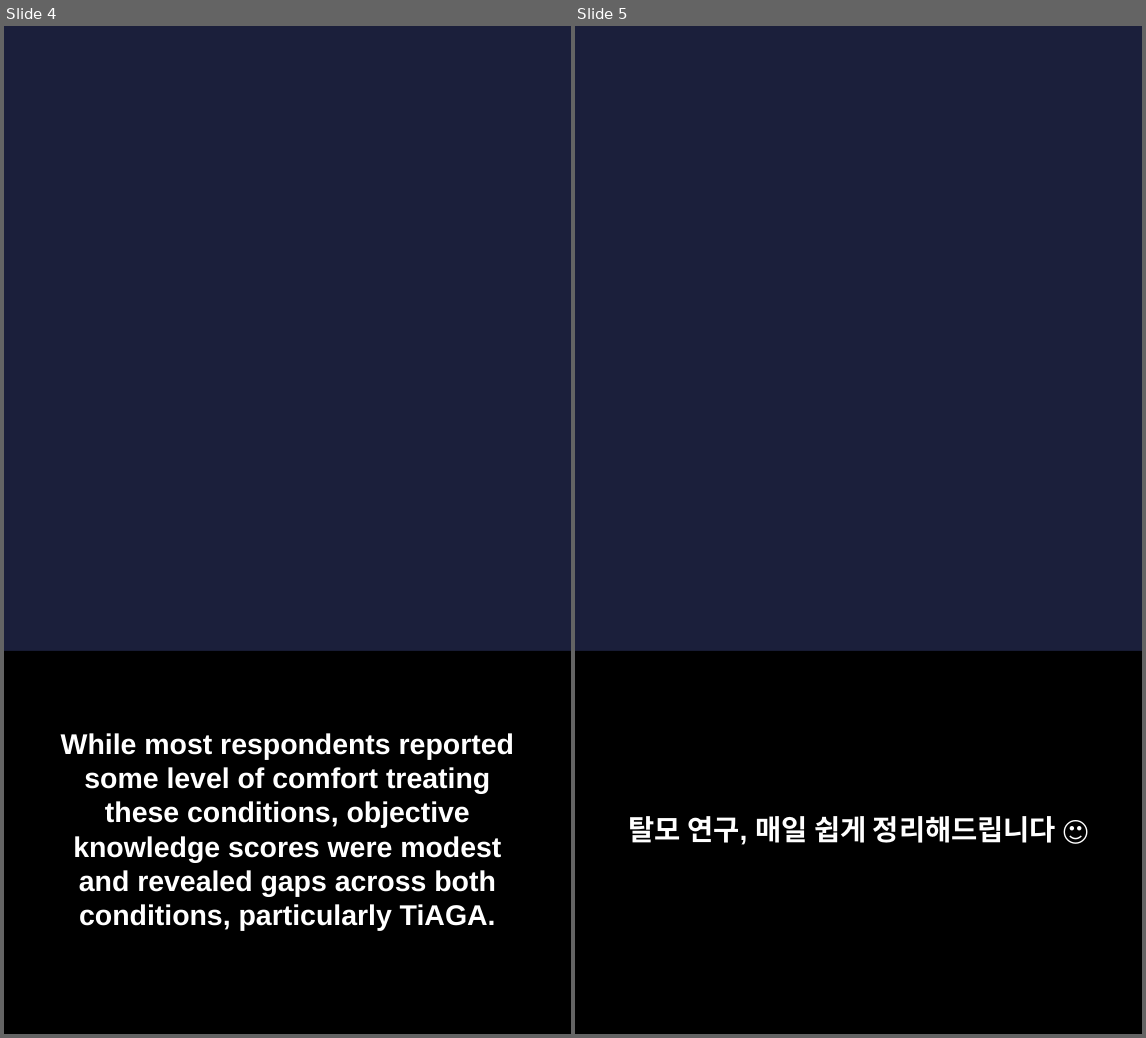
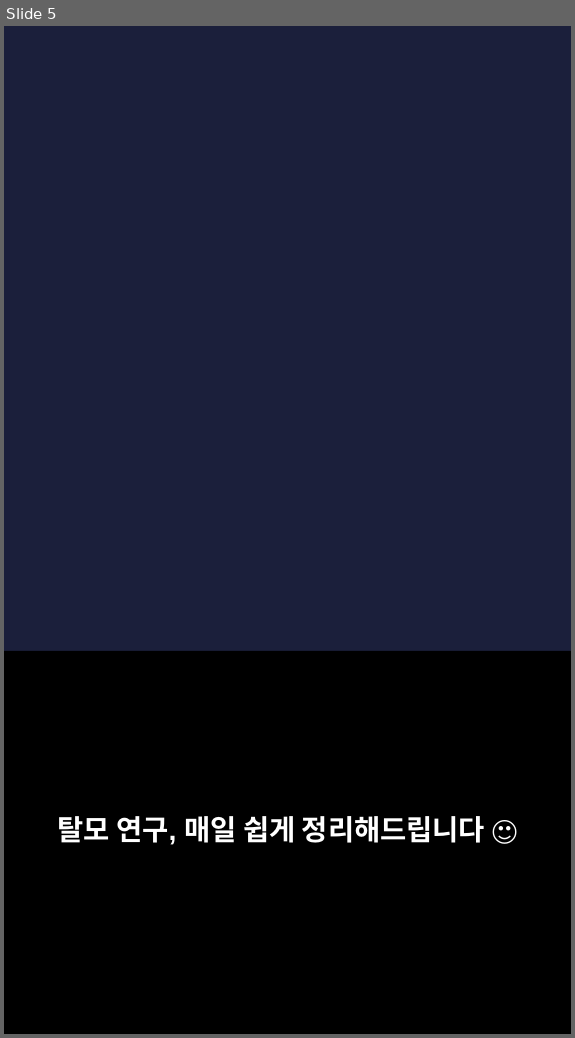
Before and after one commit to hyokang2010-BJ-ANTH/product-builder-test, a slide deck: pwa/data/latest/slides.pptx. Shown side by side, each under a label of ours: slides 4 and 5 before the commit, slide 5 after it. The pictures are 1146x1038 and 575x1038 pixels, drawn with LibreOffice and Linux fonts; fonts in the diff are those of the drawing; background and template pictures are left out. Boxes give left, top, right and bottom in pixels: in the first picture for what was removed or moved away, otherwise in the second. Text is boxed around its words. In the diff, an @@ line names an element or a change of style, - is before the commit and + after.

```diff
--- a/pwa/data/latest/slides.pptx
+++ b/pwa/data/latest/slides.pptx
@@ slide 4 removed at (4,26,571,1034), background picture (left out) @@
@@ rectangle removed at (4,651,571,1033) @@
@@ text removed at (61,733,514,931) @@
-While most respondents reported some level of comfort treating these conditions, objective knowledge scores were modest and revealed gaps across both conditions, particularly TiAGA.
```
Also in this commit, not shown: 2 slides changed, 5 slides added, 3 other slides removed, 26 other files.
